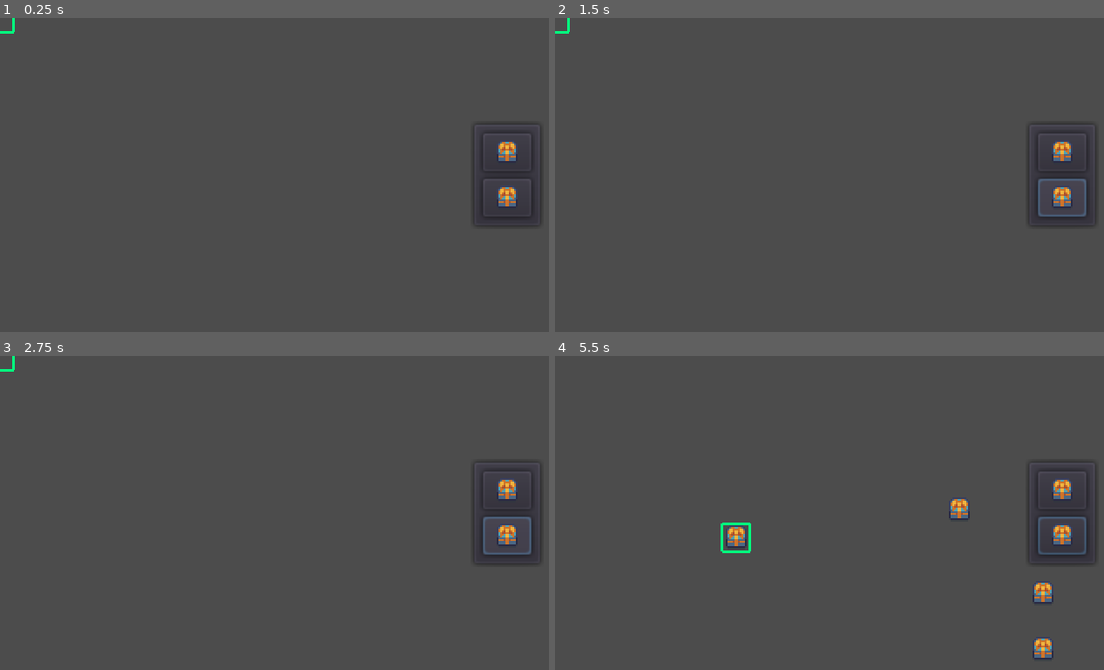
Above: before the commit, frames 1-4 (two rows, left to right).
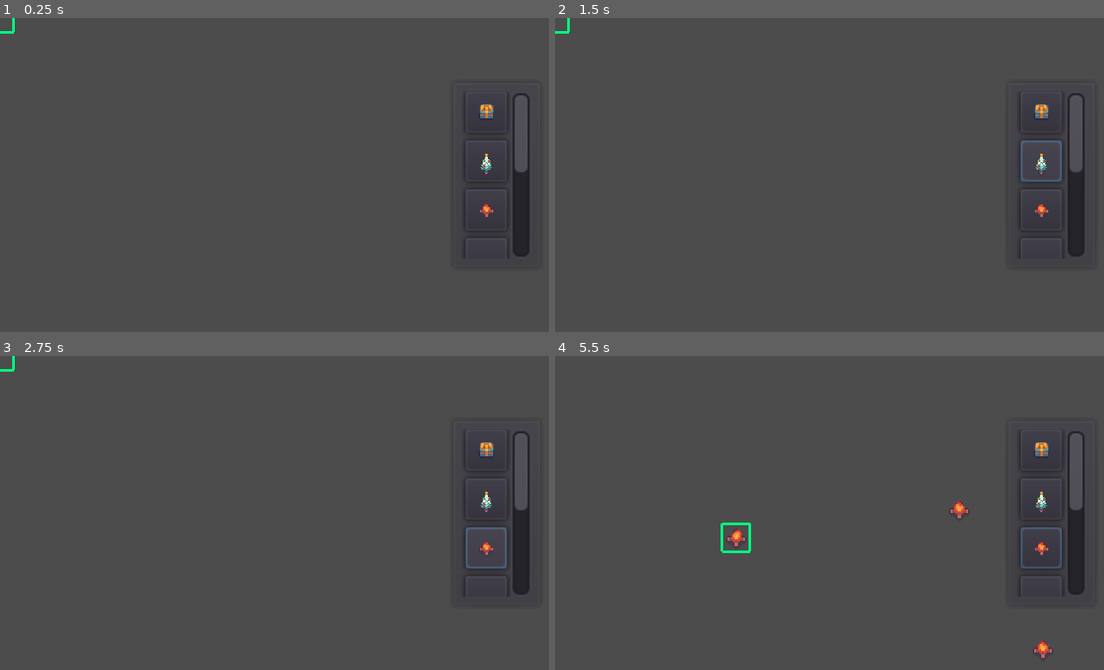
Above: after the commit, the same moments.

Repository: IvessJohn/godot-SantasPresentFactory
Game: Godot game, scene res://source/level/TestLevel.tscn
The game is run twice, just before and just after one commit, with the same random seed, the same clock (stepped at 60 frames per second) and the same inputs.
Inputs (mouse positions are in pixels of both pictures, inside the frame that each line leads up to; where the layout moved, square brackets give the same spot in the first picture):
- Up to frame 1 (0.25 s): no input
- Up to frame 2 (1.5 s): click (1043, 112) [1060, 153] at 0.5 s; click (1043, 162) [1060, 196] at 1.25 s
- Up to frame 3 (2.75 s): click (488, 547) at 2.02 s
- Up to frame 4 (5.5 s): click (1043, 597) at 2.77 s; click (1043, 644) at 3.52 s; tap Enter (ui_accept) at 4.25, 4.52, 5, 5.27 s; move the mouse to (955, 497) at 4.27 s; press the mouse at (955, 497) at 4.28 s; hold D (move_right) 4.28-5.03 s; move the mouse to (719, 528) at 5.02 s; release the mouse at (719, 528) at 5.03 s; hold S (move_down) from 5.03 s (still down); right-click (719, 528) at 5.1 s

The runs differ from the first frame. In frame 1, 1.8% of the frame differs, in the area x 84-97%, y 23-77%; in frame 2, 2.2%; in frame 3, 2.2%; in frame 4, 2.9%, in the area x 31-97%, y 23-97%.

Commit message:
Added scrolling in the tile selection menu
1. Added scrolling in the tile selection menu
2. Added bonfire
3. Implemented the placement of tiles by reference to the _selected_tile resource (rather than accessing PropIDResouce)

Diff:
--- a/project.godot
+++ b/project.godot
@@ -25,14 +25,14 @@
 "path": "res://source/GameBoard.gd"
 }, {
 "base": "Resource",
-"class": "PlaceableObject",
+"class": "PlaceableObjectResource",
 "language": "GDScript",
-"path": "res://source/resources/PlaceableObjects/PlaceableObject.gd"
+"path": "res://source/resources/PlaceableObjects/PlaceableObjectResource.gd"
 }, {
 "base": "StaticBody2D",
 "class": "PlaceableProp",
 "language": "GDScript",
-"path": "res://source/objects/PlaceableProp.gd"
+"path": "res://source/objects/Props/PlaceableProp.gd"
 }, {
 "base": "KinematicBody2D",
 "class": "Player",
@@ -68,7 +68,7 @@
 "Actor": "",
 "Cursor": "",
 "GameBoard": "",
-"PlaceableObject": "",
+"PlaceableObjectResource": "",
 "PlaceableProp": "",
 "Player": "",
 "PropIDResource": "",
--- a/source/GameBoard.gd
+++ b/source/GameBoard.gd
@@ -49,7 +49,8 @@
 	# Place tile
 	# tilemap.set_cellv(...)
 	# tilemap.update_bitmask_region()
-	var object_scene: PackedScene = props_res.get_prop(prop_id)
+#	var object_scene: PackedScene = props_res.get_prop(prop_id)
+	var object_scene: PackedScene = _selected_tile.scene
 	if object_scene:
 		# First, check if there was any other object placed and if so, remove it
 		if _objects.has(cell):
--- a/source/UI/LevelUI.tscn
+++ b/source/UI/LevelUI.tscn
@@ -1,9 +1,11 @@
-[gd_scene load_steps=5 format=2]
+[gd_scene load_steps=7 format=2]
 
 [ext_resource path="res://source/UI/LevelUI.gd" type="Script" id=1]
+[ext_resource path="res://source/resources/PlaceableObjects/ChristmasTree.tres" type="Resource" id=2]
 [ext_resource path="res://source/resources/PlaceableObjects/GiftBlue.tres" type="Resource" id=3]
 [ext_resource path="res://source/UI/ui_resources/Panel9Frame.tres" type="StyleBox" id=4]
 [ext_resource path="res://source/UI/TileVerticalList.gd" type="Script" id=5]
+[ext_resource path="res://source/resources/PlaceableObjects/Bonfire.tres" type="Resource" id=6]
 
 [node name="LevelUI" type="Control"]
 anchor_right = 1.0
@@ -39,22 +41,31 @@
 custom_styles/panel = ExtResource( 4 )
 
 [node name="TileContainer" type="PanelContainer" parent="MarginContainer"]
-margin_left = 270.0
-margin_top = 59.0
+self_modulate = Color( 1, 1, 1, 0.52549 )
+margin_left = 258.0
+margin_top = 35.0
 margin_right = 312.0
-margin_bottom = 121.0
+margin_bottom = 145.0
 grow_horizontal = 0
 grow_vertical = 2
 rect_min_size = Vector2( 18, 18 )
 size_flags_horizontal = 8
 size_flags_vertical = 4
 
-[node name="TileVerticalList" type="VBoxContainer" parent="MarginContainer/TileContainer" groups=["TileList"]]
+[node name="ScrollContainer" type="ScrollContainer" parent="MarginContainer/TileContainer"]
 margin_left = 7.0
 margin_top = 7.0
-margin_right = 35.0
-margin_bottom = 55.0
+margin_right = 47.0
+margin_bottom = 103.0
+rect_min_size = Vector2( 40, 96 )
+scroll_horizontal_enabled = false
+
+[node name="TileVerticalList" type="VBoxContainer" parent="MarginContainer/TileContainer/ScrollContainer" groups=["TileList"]]
+margin_left = 2.0
+margin_right = 26.0
+margin_bottom = 220.0
+size_flags_horizontal = 6
 script = ExtResource( 5 )
-tile_resources = [ ExtResource( 3 ), ExtResource( 3 ) ]
+tile_resources = [ ExtResource( 3 ), ExtResource( 2 ), ExtResource( 6 ), null, null, null, null, null ]
 
-[connection signal="tile_chosen" from="MarginContainer/TileContainer/TileVerticalList" to="." method="_on_TileVerticalList_tile_chosen"]
+[connection signal="tile_chosen" from="MarginContainer/TileContainer/ScrollContainer/TileVerticalList" to="." method="_on_TileVerticalList_tile_chosen"]
--- a/source/UI/TileButton.gd
+++ b/source/UI/TileButton.gd
@@ -9,7 +9,8 @@
 
 
 func _ready():
-	rect_min_size = Vector2(16, 20)
+	rect_min_size = Vector2(24, 24)
+	expand_icon = true
 	# Will emit the signal 'tile_chosen' when pressed
 	connect("pressed", self, "on_pressed")
 
--- /dev/null
+++ b/source/objects/Props/Bonfire.tscn
@@ -0,0 +1,54 @@
+[gd_scene load_steps=6 format=2]
+
+[ext_resource path="res://assets/art/Fantasy RPG snow pack/Objects/100%/Bonfire.png" type="Texture" id=1]
+[ext_resource path="res://source/objects/Props/PlaceableProp.tscn" type="PackedScene" id=2]
+
+[sub_resource type="CircleShape2D" id=1]
+radius = 4.0
+
+[sub_resource type="Animation" id=2]
+length = 0.001
+tracks/0/type = "value"
+tracks/0/path = NodePath("Sprite:frame")
+tracks/0/interp = 1
+tracks/0/loop_wrap = true
+tracks/0/imported = false
+tracks/0/enabled = true
+tracks/0/keys = {
+"times": PoolRealArray( 0 ),
+"transitions": PoolRealArray( 1 ),
+"update": 0,
+"values": [ 0 ]
+}
+
+[sub_resource type="Animation" id=3]
+resource_name = "default"
+length = 0.8
+loop = true
+tracks/0/type = "value"
+tracks/0/path = NodePath("Sprite:frame")
+tracks/0/interp = 1
+tracks/0/loop_wrap = true
+tracks/0/imported = false
+tracks/0/enabled = true
+tracks/0/keys = {
+"times": PoolRealArray( 0, 0.2, 0.4, 0.6 ),
+"transitions": PoolRealArray( 1, 1, 1, 1 ),
+"update": 1,
+"values": [ 0, 1, 2, 3 ]
+}
+
+[node name="Bonfire" instance=ExtResource( 2 )]
+
+[node name="Sprite" parent="." index="0"]
+texture = ExtResource( 1 )
+hframes = 4
+
+[node name="CollisionShape2D" parent="." index="1"]
+position = Vector2( 0, 1 )
+shape = SubResource( 1 )
+
+[node name="AnimationPlayer" parent="." index="2"]
+autoplay = "default"
+anims/RESET = SubResource( 2 )
+anims/default = SubResource( 3 )
--- /dev/null
+++ b/source/objects/Props/ChristmasTreeSmall.tscn
@@ -0,0 +1,13 @@
+[gd_scene load_steps=3 format=2]
+
+[ext_resource path="res://source/objects/Props/PlaceableProp.tscn" type="PackedScene" id=1]
+[ext_resource path="res://assets/art/Fantasy RPG snow pack/Tileset/100%/Tree_small_christmas.png" type="Texture" id=2]
+
+[node name="ChristmasTreeSmall" instance=ExtResource( 1 )]
+
+[node name="Sprite" parent="." index="0"]
+position = Vector2( 0, -17 )
+texture = ExtResource( 2 )
+
+[node name="CollisionShape2D" parent="." index="1"]
+position = Vector2( 0, 0 )
--- a/source/objects/GiftBlue.tscn
+++ b/source/objects/Props/GiftBlue.tscn
@@ -1,7 +1,7 @@
 [gd_scene load_steps=3 format=2]
 
 [ext_resource path="res://assets/art/Fantasy RPG snow pack/Objects/100%/Gift_blue_1.png" type="Texture" id=1]
-[ext_resource path="res://source/objects/PlaceableProp.tscn" type="PackedScene" id=2]
+[ext_resource path="res://source/objects/Props/PlaceableProp.tscn" type="PackedScene" id=2]
 
 [node name="GiftBlue" instance=ExtResource( 2 )]
 
--- a/source/objects/PlaceableProp.gd
+++ b/source/objects/Props/PlaceableProp.gd
@@ -4,3 +4,4 @@
 
 onready var sprite = $Sprite
 onready var collShape = $CollisionShape2D
+onready var animPlayer = $AnimationPlayer
--- a/source/objects/PlaceableProp.tscn
+++ b/source/objects/Props/PlaceableProp.tscn
@@ -1,6 +1,6 @@
 [gd_scene load_steps=4 format=2]
 
-[ext_resource path="res://source/objects/PlaceableProp.gd" type="Script" id=1]
+[ext_resource path="res://source/objects/Props/PlaceableProp.gd" type="Script" id=1]
 [ext_resource path="res://assets/art/Fantasy RPG snow pack/Objects/100%/Gift_yellow_1.png" type="Texture" id=2]
 
 [sub_resource type="CircleShape2D" id=1]
@@ -17,3 +17,5 @@
 [node name="CollisionShape2D" type="CollisionShape2D" parent="."]
 position = Vector2( 0, 2 )
 shape = SubResource( 1 )
+
+[node name="AnimationPlayer" type="AnimationPlayer" parent="."]
--- /dev/null
+++ b/source/resources/PlaceableObjects/Bonfire.tres
@@ -0,0 +1,12 @@
+[gd_resource type="Resource" load_steps=4 format=2]
+
+[ext_resource path="res://source/resources/PlaceableObjects/PlaceableObjectResource.gd" type="Script" id=1]
+[ext_resource path="res://source/objects/Props/Bonfire.tscn" type="PackedScene" id=2]
+[ext_resource path="res://assets/art/Fantasy RPG snow pack/Objects/100%/BonfireIcon.png" type="Texture" id=3]
+
+[resource]
+script = ExtResource( 1 )
+name = "Bonfire"
+ui_icon = ExtResource( 3 )
+texture = ExtResource( 3 )
+scene = ExtResource( 2 )
--- /dev/null
+++ b/source/resources/PlaceableObjects/ChristmasTree.tres
@@ -0,0 +1,12 @@
+[gd_resource type="Resource" load_steps=4 format=2]
+
+[ext_resource path="res://source/resources/PlaceableObjects/PlaceableObjectResource.gd" type="Script" id=1]
+[ext_resource path="res://assets/art/Fantasy RPG snow pack/Tileset/100%/Tree_small_christmas.png" type="Texture" id=2]
+[ext_resource path="res://source/objects/Props/ChristmasTreeSmall.tscn" type="PackedScene" id=3]
+
+[resource]
+script = ExtResource( 1 )
+name = "Christmas Tree"
+ui_icon = ExtResource( 2 )
+texture = ExtResource( 2 )
+scene = ExtResource( 3 )
--- a/source/resources/PlaceableObjects/GiftBlue.tres
+++ b/source/resources/PlaceableObjects/GiftBlue.tres
@@ -1,8 +1,8 @@
 [gd_resource type="Resource" load_steps=4 format=2]
 
 [ext_resource path="res://assets/art/Fantasy RPG snow pack/Objects/100%/Gift_blue_1.png" type="Texture" id=1]
-[ext_resource path="res://source/resources/PlaceableObjects/PlaceableObject.gd" type="Script" id=2]
-[ext_resource path="res://source/objects/GiftBlue.tscn" type="PackedScene" id=3]
+[ext_resource path="res://source/resources/PlaceableObjects/PlaceableObjectResource.gd" type="Script" id=2]
+[ext_resource path="res://source/objects/Props/GiftBlue.tscn" type="PackedScene" id=3]
 
 [resource]
 script = ExtResource( 2 )
--- a/source/resources/PlaceableObjects/PlaceableObject.gd
+++ b/source/resources/PlaceableObjects/PlaceableObjectResource.gd
@@ -1,5 +1,5 @@
 extends Resource
-class_name PlaceableObject
+class_name PlaceableObjectResource
 
 export(String) var name: String
 export(Texture) var ui_icon: Texture
--- a/source/resources/PropIDResource.gd
+++ b/source/resources/PropIDResource.gd
@@ -6,7 +6,7 @@
 }
 
 var PROPS: Dictionary = {
-	PROP_ENUM.PRESENT: [preload("res://source/objects/GiftBlue.tscn")]
+	PROP_ENUM.PRESENT: [preload("res://source/objects/Props/GiftBlue.tscn")]
 }
 
 func get_prop(prop_id: int):
Binary file added: assets/art/Fantasy RPG snow pack/Objects/100%/BonfireIcon.png
Not shown, added: assets/art/Fantasy RPG snow pack/Objects/100%/BonfireIcon.png.import
